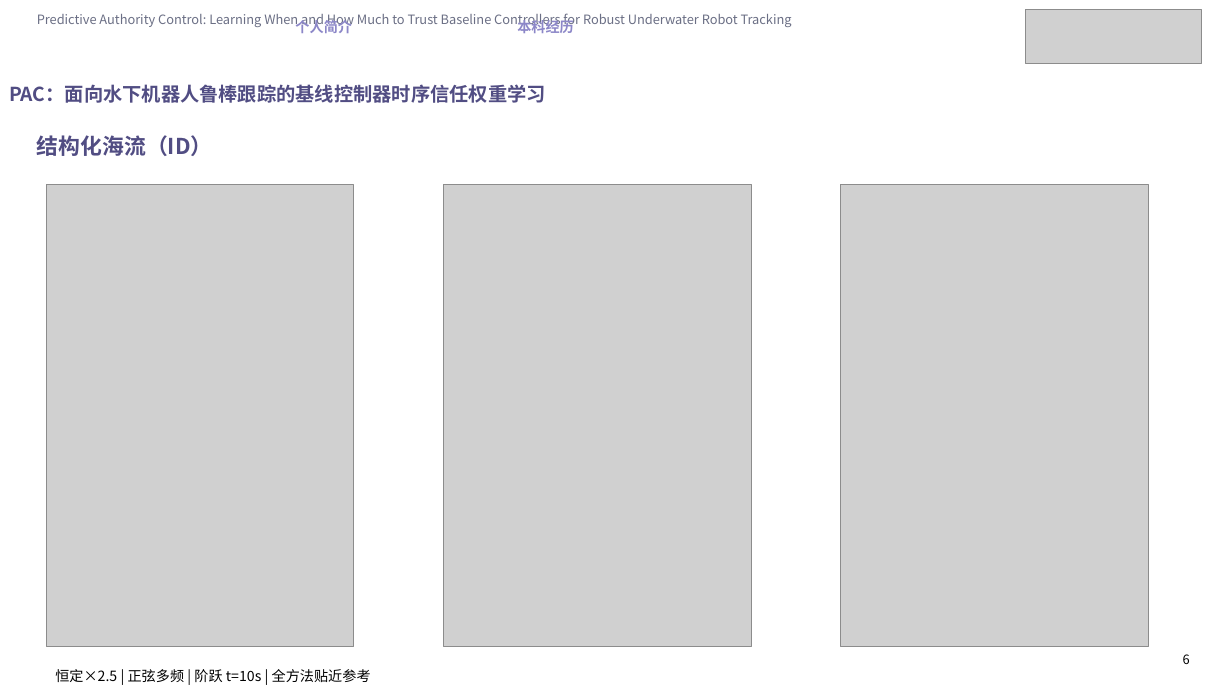
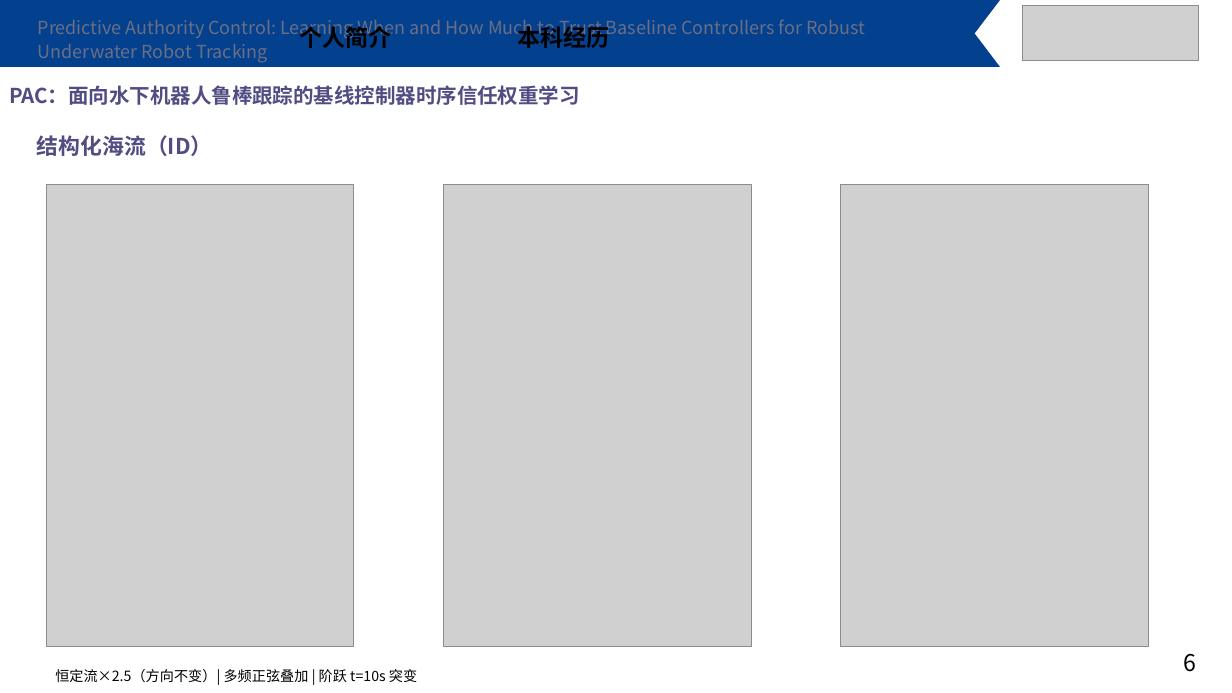
Before and after one commit to Jiacheng-Tian/predictive-authority-control, a slide deck: slide 6 of paper/PAC_组会答辩_完整版.pptx. Drawn at 1232x693 pixels with LibreOffice and Linux fonts; fonts in the diff are those of the drawing; grey boxes stand for pictures. Boxes give left, top, right and bottom in pixels: in the first picture for what was removed or moved away, otherwise in the second. Text is boxed around its words. In the diff, an @@ line names an element or a change of style, - is before the commit and + after.

Commit message:
defense: rebuild new slides with template fidelity + LaTeX formulas + param explanations
Three fixes per user feedback:
1. Template fidelity: FREEFORM decorative header bar copied from template
   slide to all new slides; nav tabs, logo, title bar, and page numbers
   use exact template positions and font sizes
2. LaTeX formulas: reward function, residual head, and blend equation
   rendered as mathtext PNG images (matplotlib, 300 dpi, Computer Modern)
   and inserted as pictures — no more plain-text formulas
3. Parameter explanations: every symbol now has a Chinese explanation
   in the table (w_e='位置误差权重', γ='折扣因子', τ='目标网络软更新率', etc.);
   gallery pages explain physical meaning of each parameter
   (mass='质量缩放因子', ρ='AR(1)自相关系数', θ='OU回归速率', etc.)

QA: 19 slides, 20/20 content probes pass, LibreOffice renders 19 pages.

```diff
--- a/paper/PAC_组会答辩_完整版.pptx
+++ b/paper/PAC_组会答辩_完整版.pptx
@@ freeform shape added at bbox=[0, 0, 1000, 67], fill #03408E @@
@@ text "Predictive Authority Control: Learning When ..." at bbox=[38, 19, 865, 63]: size 10 to 14 pt @@
@@ text "个人简介" at bbox=[299, 22, 391, 48]: size 11 to 18 pt, text colour #8C87C8 to #000000 @@
@@ text "本科经历" at bbox=[517, 22, 609, 48]: size 11 to 18 pt, text colour #8C87C8 to #000000 @@
@@ picture: place and size @@
-picture at bbox=[1026, 9, 1202, 64]
+picture at bbox=[1023, 6, 1199, 60]
@@ text "PAC：面向水下机器人鲁棒跟踪的基线控制器时序信任权重学习" at bbox=[9, 85, 580, 105]: size 15 to 16 pt @@
@@ text "6" at bbox=[1183, 653, 1196, 672]: size 10 to 18 pt @@
@@ text at bbox=[55, 669, 417, 685]: text changed @@
-恒定×2.5 | 正弦多频 | 阶跃 t=10s | 全方法贴近参考
+恒定流×2.5（方向不变）| 多频正弦叠加 | 阶跃 t=10s 突变
```
Also in this commit, not shown: 10 other slides changed, 4 other files.
